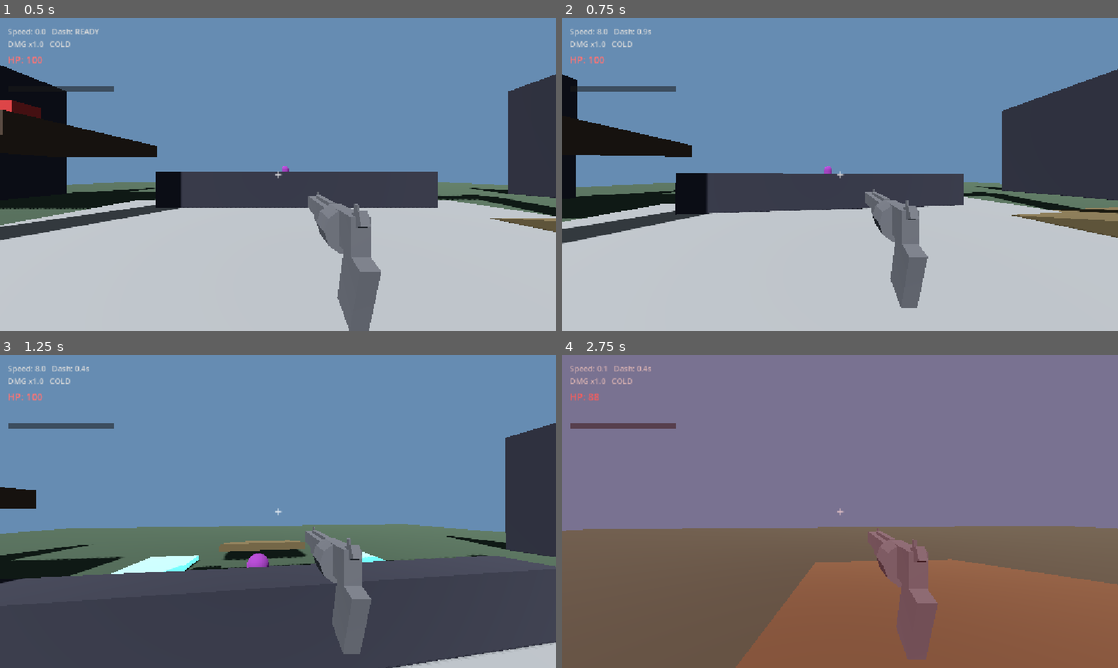
Above: before the commit, frames 1-4 (two rows, left to right).
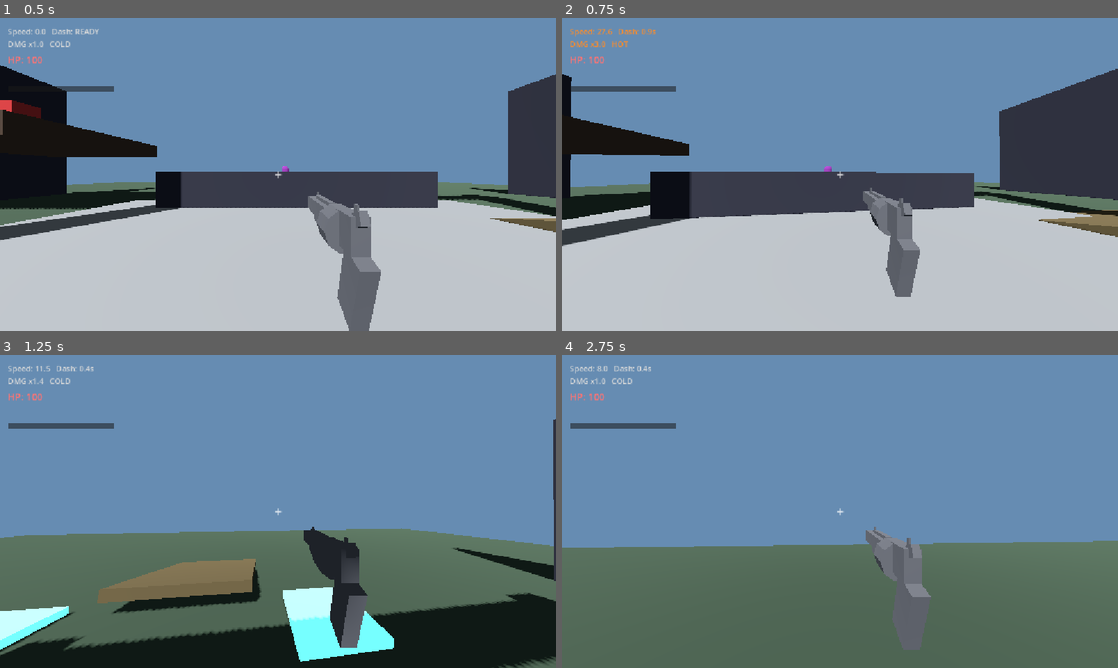
Above: after the commit, the same moments.

Repository: ahmedN535/ROTGUT
Game: Godot game, scene res://levels/test_arena.tscn
The game is run twice, just before and just after one commit, with the same random seed, the same clock (stepped at 60 frames per second) and the same inputs.
Inputs (mouse positions are in pixels of both pictures, inside the frame that each line leads up to):
- Up to frame 1 (0.5 s): no input
- Up to frame 2 (0.75 s): move the mouse to (867, 174) at 0.52 s; hold W (move_forward) from 0.53 s (still down); tap Shift (dash) at 0.6 s
- Up to frame 3 (1.25 s): keep holding W (move_forward); tap Space (jump) at 0.77 s
- Up to frame 4 (2.75 s): keep holding W (move_forward); move the mouse to (812, 511) at 1.27 s; tap Ctrl (crouch) at 1.35 s; tap Space (jump) at 1.52 s; tap Shift (dash) at 1.55, 2.1 s; move the mouse to (851, 505) at 2.02 s

Frame 1 is identical in both runs. In frame 2, 4.5% of the frame differs, in the area x 0-100%, y 3-93%; in frame 3, 41%; in frame 4, 80%, in the area x 0-100%, y 0-100%.

Commit message:
Fix dash: restore the ramped-burst block lost in the merge
Tom's dash rework moved the dash from an instant burst to a continuous
ramp applied over the dash window, but the per-frame application block was
dropped during the merge with the combo-escalation work — so _do_dash only
set up state and DASH_SPEED was never applied (dashing did nothing).

Restored the block, easing in so speed builds up (Tom's intent), and fixed
two issues: removed the duplicate _dash_timer decrement (already done at the
top of _physics_process), and normalized the acceleration so DASH_SPEED is
the total speed gained over the window (set to a sane 45, was 70).

Co-Authored-By: Claude Opus 4.8 <noreply@anthropic.com>

Diff:
--- a/godot-project/ROTGUT/entities/player/player.gd
+++ b/godot-project/ROTGUT/entities/player/player.gd
@@ -15,7 +15,7 @@
 const MAX_JUMPS: int = 2
 
 # --- Dash ---
-const DASH_SPEED: float = 70
+const DASH_SPEED: float = 45  # total speed the dash adds over its window (ramped, not instant)
 const DASH_COOLDOWN: float = 1.0
 const DASH_DURATION: float = 0.2  # window where ground friction is off so the burst carries
 
@@ -330,6 +330,19 @@
 		if _is_wall_riding:
 			velocity.y = maxf(velocity.y, WALL_FALL_CAP)
 
+	# Dash — accelerate along the locked direction over the dash window, easing in
+	# so the burst builds up instead of popping flat (Tom's design). Friction is off
+	# during this window (see _ground_move), so the speed carries. The merge had
+	# dropped this block, so dashing did nothing — restored + corrected here.
+	if _dash_timer > 0.0:
+		var dash_t := 1.0 - (_dash_timer / DASH_DURATION)   # 0 -> 1 across the window
+		var dash_ease := 0.5 + dash_t * dash_t              # ramps up (0.5 -> 1.5)
+		# Normalize by the ease integral (integral of 0.5+t^2 over 0..1 = 0.8333) so
+		# the total speed gained equals DASH_SPEED regardless of the curve shape.
+		var dash_accel := DASH_SPEED / (DASH_DURATION * 0.8333)
+		velocity.x += _dash_dir.x * dash_accel * dash_ease * delta
+		velocity.z += _dash_dir.z * dash_accel * dash_ease * delta
+
 	# Jump — three cases: ground, wall, double
 	if _jump_buffer > 0.0 and is_on_floor():
 		velocity.y = JUMP_VELOCITY
